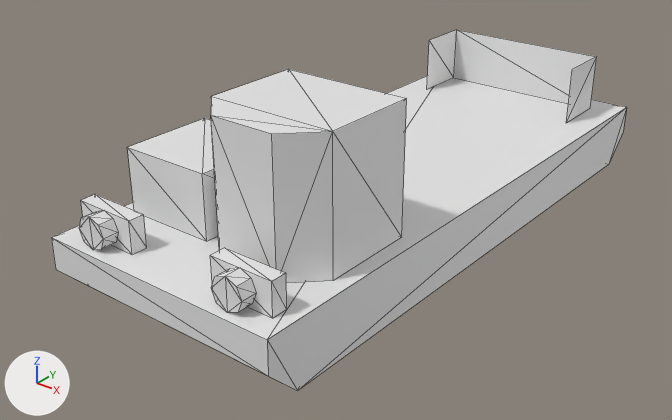
Renders of the OBJ model src/main/resources/assets/hbm/models/vehicles/tram.obj from each side of a commit.
Both versions are drawn from a camera (50 mm lens) standing at (4.07, -5.71, 3.45) and looking at (-0.11, -0.49, 0.22). Arrows for +X, +Y and +Z are at lower left; the lights stay in place. Mesh edges are drawn as thin lines. Where no turn or scale is listed for an object, it has been applied to the vertices.
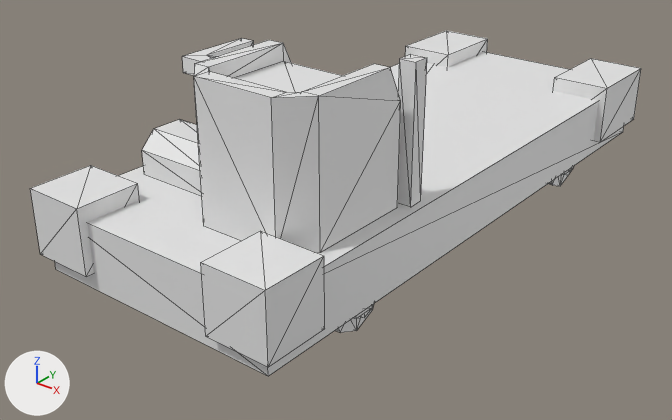
Commit message: biblically accurate tram model

What the commit changed:
me_plane is used by ob_plane; location (0.0, 0.0, 0.0).
me_plane had 88 vertices, 118 faces and spanned x -1.0..1.0, y -2.5..2.5, z 0.0..1.5.
me_plane now has 196 vertices, 294 faces and spans x -1.06..1.06, y -2.56..2.56, z 0.0..1.75.
me_plane part 1: a new loose piece, a box spanning x 0.56..1.06, y -2.56..-2.06, z 0.38..0.88.
me_plane part 2: a new loose piece, a box spanning x -1.06..-0.56, y -2.56..-2.06, z 0.38..0.88.
me_plane part 3: a new loose piece, a box spanning x 0.56..1.06, y 1.81..2.56, z 0.37..0.87.
me_plane part 4: a new loose piece, a box spanning x -1.06..-0.56, y 1.81..2.56, z 0.37..0.87.
me_plane part 5: the loose piece of 12 vertices spanning x -0.12..0.88, y -2.0..-1.0, z 0.5..1.5 is rebuilt with 32 vertices and now spans x -0.12..0.88, y -2.06..-1.06, z 0.75..1.75.
me_plane part 6: the loose piece of 8 vertices spanning x -0.88..-0.12, y -1.88..-1.12, z 0.5..1.0 is rebuilt with 12 vertices and now spans x -0.88..-0.19, y -1.75..-1.25, z 0.75..1.06.
me_plane part 7: a new loose piece of 20 vertices spanning x 0.75..0.94, y 1.25..1.75, z 0.0..0.25.
me_plane part 8: a new loose piece of 20 vertices spanning x 0.75..0.94, y -1.75..-1.25, z 0.0..0.25.
me_plane part 9: a new loose piece of 16 vertices spanning x -0.94..-0.12, y -1.25..-0.62, z 0.75..1.5.
me_plane part 10: the loose piece of 16 vertices spanning x -0.75..-0.5, y -2.44..-2.31, z 0.5..0.75 is deleted.
me_plane part 11: the loose piece of 16 vertices spanning x 0.5..0.75, y -2.44..-2.31, z 0.5..0.75 is deleted.
me_plane part 12: the loose piece of 8 vertices spanning x -0.88..-0.38, y -2.31..-2.19, z 0.5..0.75 is deleted.
me_plane part 13: the loose piece of 8 vertices spanning x 0.38..0.88, y -2.31..-2.19, z 0.5..0.75 is deleted.
me_plane part 14: the loose piece of 8 vertices spanning x -0.75..0.75, y 1.75..2.25, z 0.5..1.0 is deleted.
Part 15, on me_plane:
8 vertices are removed from x -1.0..1.0, y -2.5..2.5, z 0.0..0.5.
20 faces are deleted.
20 vertices are added at x -1.0..1.0, y -2.5..2.5, z 0.12..1.75.
32 new faces join them.

What differs and where, as boxes (x1, y1, x2, y2) in the pictures (672 x 420 px):
'Plane', reshaped (6% wider)
    before: (51, 30, 627, 391)
    after: (30, 31, 641, 376)
part 1 of me_plane, added
    after: (201, 231, 325, 367)
part 2 of me_plane, added
    after: (30, 165, 139, 277)
part 3 of me_plane, added
    after: (553, 59, 641, 142)
part 4 of me_plane, added
    after: (405, 31, 488, 67)
part 5 of me_plane, rebuilt
    before: (211, 69, 407, 283)
    after: (194, 40, 401, 253)
part 6 of me_plane, rebuilt
    before: (127, 118, 218, 241)
    after: (142, 119, 202, 196)
part 7 of me_plane, added
    after: (548, 166, 574, 186)
part 8 of me_plane, added
    after: (335, 304, 374, 333)
part 9 of me_plane, added
    after: (182, 38, 254, 76)
part 10 of me_plane, deleted
    before: (79, 210, 118, 250)
part 11 of me_plane, deleted
    before: (211, 268, 256, 313)
part 12 of me_plane, deleted
    before: (81, 194, 147, 255)
part 13 of me_plane, deleted
    before: (210, 248, 287, 318)
part 14 of me_plane, deleted
    before: (427, 30, 597, 123)
part 15 of me_plane, built on
    before: (51, 76, 627, 391)
    after: (55, 52, 624, 376)
